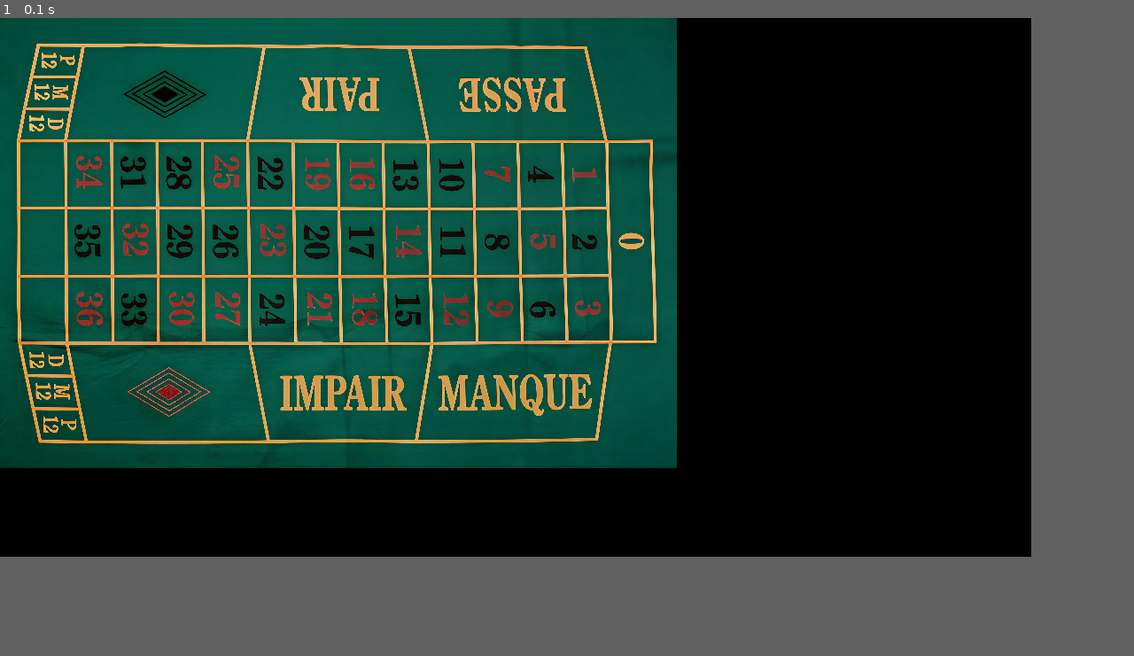
Above: before the commit, frame 1.
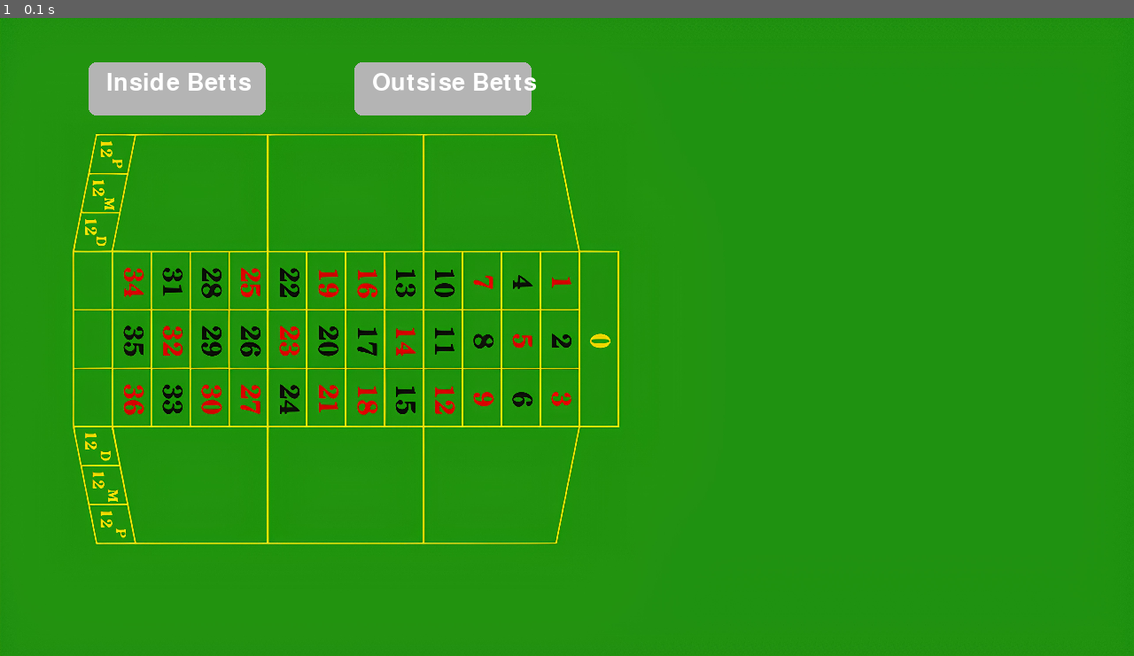
Above: after the commit, the same moment.

Repository: nelledge/roulette
Game: pygame game, started from main_visuel.py
Same seed, same stepped clock (60 frames per second), same inputs: the game is played once before the commit and once after it.
Inputs:
- Up to frame 1 (0.1 s): no input
The window is 1164x608 before the commit and 1280x720 after it. Grey fills any space a smaller window leaves; there, only what the larger window draws over its background counts as a difference.

The runs differ from the first frame. In frame 1, 77% of the frame differs, in the area x 0-91%, y 0-85%.

Commit message:
the right picture

Diff:
--- a/main_visuel.py
+++ b/main_visuel.py
@@ -1,26 +1,63 @@
 import pygame
+import sys
 
 pygame.init()
 
 screen = pygame.display.set_mode((1, 1))
 
-background = pygame.image.load("pictures/roulette.jpg").convert_alpha()
+background = pygame.image.load("pictures/roulette_simple.jpg").convert_alpha()
 background = pygame.transform.scale(background,
-                                   (background.get_width()/4,
-                                    background.get_height()/4))
+                                   (background.get_width()/6,
+                                    background.get_height()/6))
 
 img_w = background.get_width()
 img_h = background.get_height()
-screen = pygame.display.set_mode((img_w+ 400, img_h + 100))
+screen = pygame.display.set_mode((img_w,  img_h ))
+
+# Colors
+WHITE = (255, 255, 255)
+GRAY = (180, 180, 180)
+DARKGRAY = (120, 120, 120)
+GREEN = (0, 200, 0)
+
+# Font
+font = pygame.font.SysFont(None, 40)
+
+def draw_button(rect, text, mouse_pos):
+    # Hover effect
+    if rect.collidepoint(mouse_pos):
+        color = DARKGRAY
+    else:
+        color = GRAY
+
+    pygame.draw.rect(screen, color, rect, border_radius=8)
+
+    label = font.render(text, True, WHITE)
+    screen.blit(label, (rect.x + 20, rect.y + 10))
 
 def main():
     running = True
+
+    inside_betts = pygame.Rect(100, 50, 200, 60)
+    outsise_betts = pygame.Rect(400, 50, 200, 60)
+
+
     while running:
+        mouse_pos = pygame.mouse.get_pos()
+
         screen.blit(background, (0,0))
+
+        draw_button(inside_betts, "Inside Betts", mouse_pos)
+        draw_button(outsise_betts, "Outsise Betts", mouse_pos)
+
 
         for event in pygame.event.get():
             if event.type == pygame.QUIT:
                 running = False
+
+            if event.type == pygame.MOUSEBUTTONDOWN:
+                if button1.collidepoint(mouse_pos):
+                    print("Button 1 clicked!")
 
         pygame.display.flip()
 
Binary file added: pictures/Roulette_simple_text.png
Binary file added: pictures/roulette_simple.jpg
